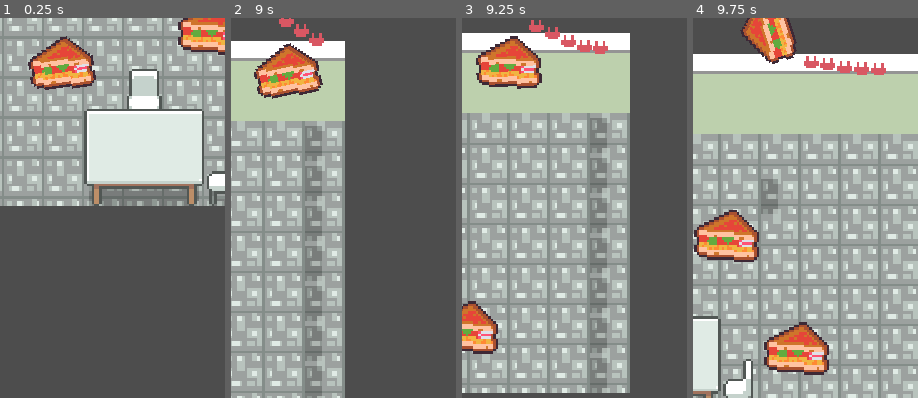
Above: before the commit, frames 1-4 (left to right).
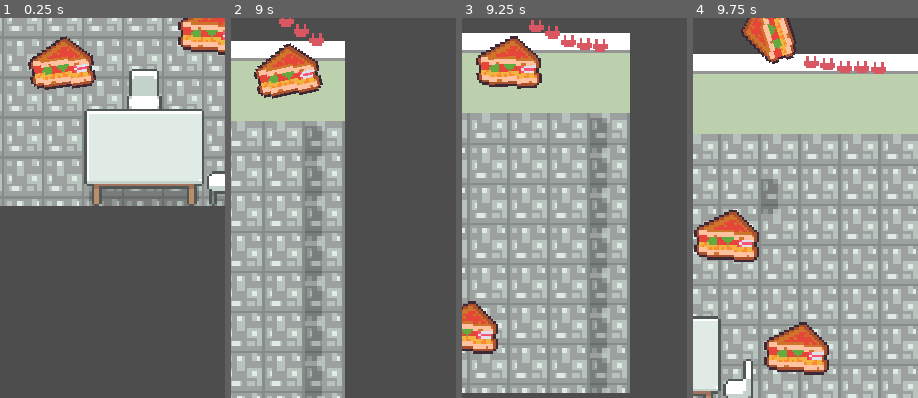
Above: after the commit, the same moments.

Repository: helenzhangyc/BurgerStrike
Game: Godot game, scene res://scenes/levels/Daniel.tscn
Same seed, same stepped clock (60 frames per second), same inputs: the game is played once before the commit and once after it. This scene is started directly instead of the project's main scene.
Inputs (mouse positions are % of the whole screen's width and height, from its top left):
- Up to frame 1 (0.25 s): no input
- Up to frame 2 (9 s): move the mouse to (45, 68) at 0.52 s; hold W (up) 0.53-2.03 s; tap Space (shoot) every 0.75 s from 0.6 to 8.85 s; move the mouse to (80, 63) at 1.27 s; move the mouse to (20, 32) at 2.02 s; hold A (left) 2.03-3.53 s; move the mouse to (55, 47) at 2.77 s; move the mouse to (35, 21) at 3.52 s; hold S (down) 3.53-4.28 s; move the mouse to (72, 42) at 4.27 s; hold D (right) 4.28-5.03 s; move the mouse to (30, 53) at 5.02 s; hold W (up) 5.03-5.78 s; move the mouse to (60, 24) at 5.77 s; hold D (right) 5.78-8.03 s; move the mouse to (45, 68) at 6.52 s; move the mouse to (80, 63) at 7.27 s; move the mouse to (20, 32) at 8.02 s; hold S (down) 8.03-8.78 s; move the mouse to (55, 47) at 8.77 s; hold A (left) from 8.78 s (still down)
- Up to frame 3 (9.25 s): keep holding A (left)
- Up to frame 4 (9.75 s): move the mouse to (35, 21) at 9.52 s; release A (left) at 9.53 s; hold W (up) from 9.53 s (still down); tap Space (shoot) at 9.6 s
The pictures show only the part of the screen within x 32-82%, y 42-92%; the shares and areas given below are measured in that part.

Frames 1-2 are identical in both runs. In frame 3, 0.2% of the frame differs, in the area x 36-65%, y 2-10%; in frame 4, less than 0.1%.

Commit message:
Player iframes

Diff:
--- a/scenes/Player.tscn
+++ b/scenes/Player.tscn
@@ -9,6 +9,9 @@
 
 [sub_resource type="RectangleShape2D" id="RectangleShape2D_w7vev"]
 size = Vector2(6, 7)
+
+[sub_resource type="CircleShape2D" id="CircleShape2D_w77tt"]
+radius = 8.06226
 
 [node name="Player" type="CharacterBody2D"]
 collision_layer = 2
@@ -36,3 +39,10 @@
 [node name="Shooter" type="Node2D" parent="."]
 script = ExtResource("5_372h2")
 ammunition = Array[Resource("res://scripts/SauceItem.gd")]([ExtResource("6_8uwjp"), ExtResource("6_8uwjp"), ExtResource("6_8uwjp"), ExtResource("6_8uwjp"), ExtResource("6_8uwjp")])
+
+[node name="Area2D" type="Area2D" parent="."]
+collision_layer = 2
+collision_mask = 4
+
+[node name="CollisionShape2D" type="CollisionShape2D" parent="Area2D"]
+shape = SubResource("CircleShape2D_w77tt")
--- a/scripts/Player.gd
+++ b/scripts/Player.gd
@@ -3,6 +3,8 @@
 @export var bullet_scene: PackedScene = preload("res://scenes/PlayerBullet.tscn")
 @export var speed: float = 100
 @onready var bullet_spawn = $Marker2D
+
+var iframe_timer
 
 @onready var signal_bus = get_node("/root/SignalBus")
 @onready var globals = get_node("/root/Globals")
@@ -11,6 +13,12 @@
 	# register self to be the player
 	if globals.player == null:
 		globals.player = self
+
+	iframe_timer = Timer.new()
+	iframe_timer.one_shot = true
+	iframe_timer.wait_time = 1
+	iframe_timer.stop()
+	self.add_child(iframe_timer)
 
 func _process(delta):
 	look_at(get_global_mouse_position())
@@ -38,3 +46,11 @@
 	velocity = input_dir * speed
 
 	move_and_slide()
+
+	# also do collision detection here
+	if iframe_timer.is_stopped():
+		for area in $Area2D.get_overlapping_areas():
+			if area.get_parent() is Enemy:
+				print("ouch!")
+				iframe_timer.start()
+				break
Not shown: 1 places in scenes/Player.tscn that only renumber resources
